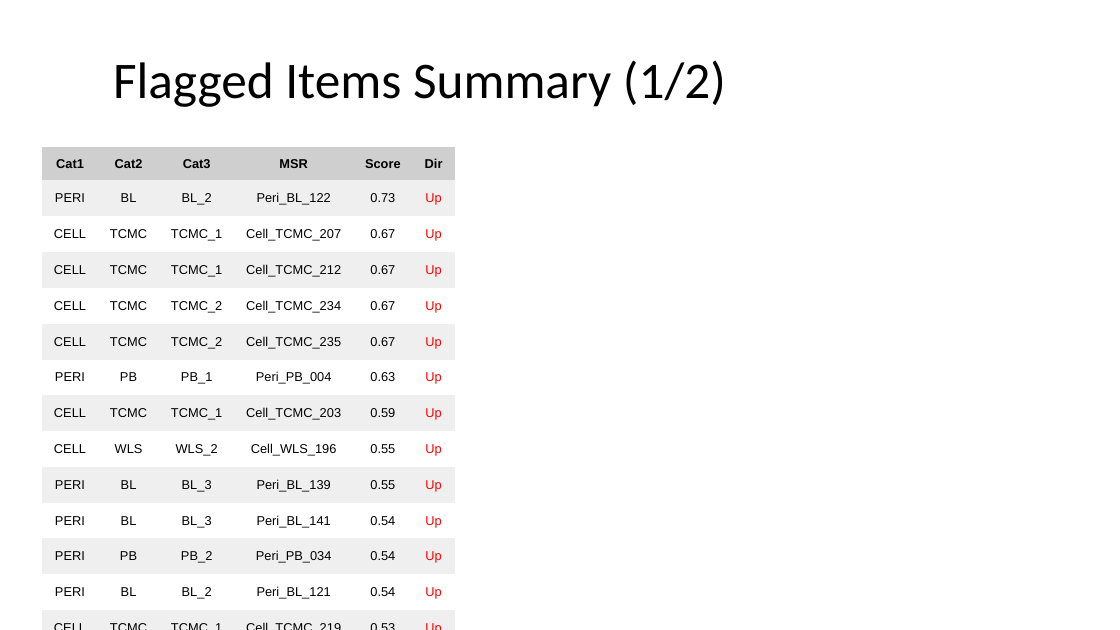
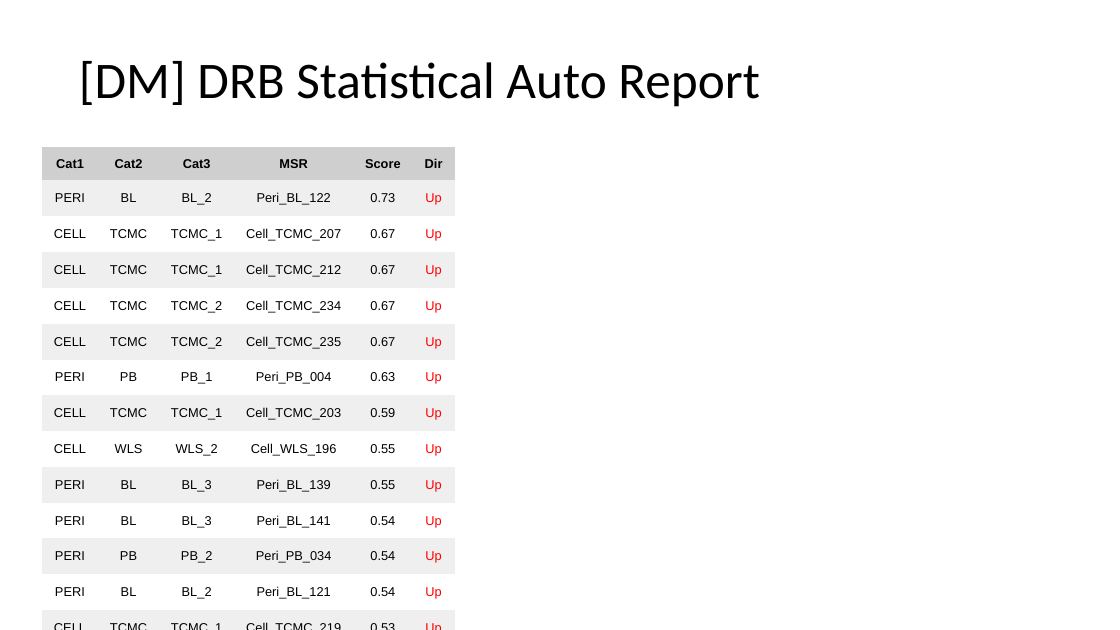
Before and after one commit to parktj4264/DRB-Code, a slide deck: slide 1 of output/Sigma_Summary_Latest.pptx. Drawn at 1120x630 pixels with LibreOffice and Linux fonts; fonts in the diff are those of the drawing. Boxes give left, top, right and bottom in pixels: in the first picture for what was removed or moved away, otherwise in the second. Text is boxed around its words. In the diff, an @@ line names an element or a change of style, - is before the commit and + after.

```diff
--- a/output/Sigma_Summary_Latest.pptx
+++ b/output/Sigma_Summary_Latest.pptx
@@ title at bbox=[79, 61, 760, 107]: text changed @@
-Flagged Items Summary (1/2)
+[DM] DRB Statistical Auto Report
```
Also in this commit, not shown: 6 other slides changed, 5 other files.
